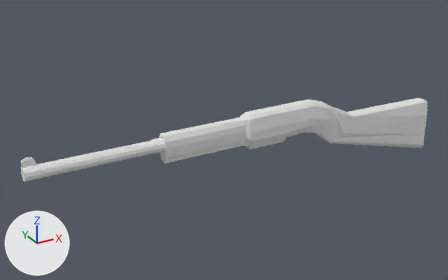
An edit to the Blender file Assets/Models/EGO/history/hornet.blend, drawn before and after from the same camera.
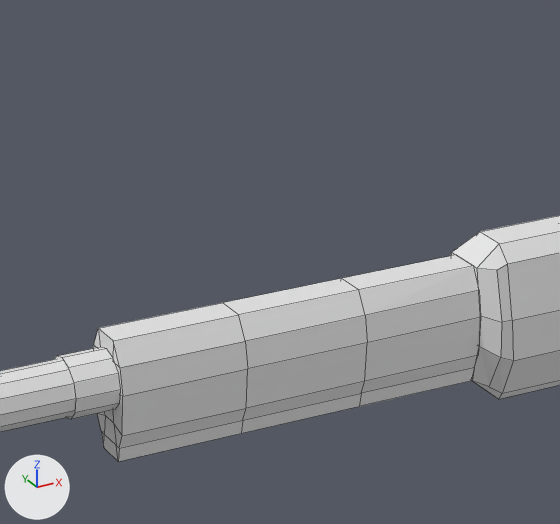
The first picture shows the older version from a camera (50 mm lens) standing at (-3.15, -4.94, 2.65) and looking at (-0.33, 0.2, 0.08). The close-ups show both versions on the part from 31% to 59% of the width and 21% to 63% of the height of that picture; other places that the commit changed are outside them. Arrows for +X, +Y and +Z are at lower left; the lights stay in place. The close-ups show mesh edges as thin lines.
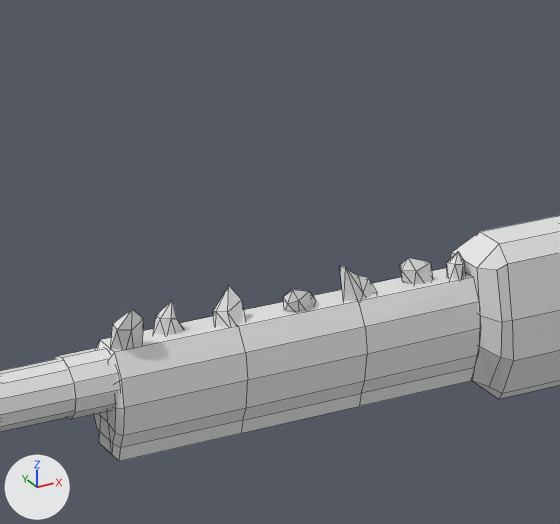
Where the change shows, as pixel boxes [x1, y1, x2, y2] in the close-ups (560 x 524 px):
'Cube', reshaped (7% shorter)
    before: [93, 255, 480, 462]
    after: [94, 268, 480, 461]
'Icosphere.004', added
    after: [110, 309, 144, 350]
'Icosphere.002', added
    after: [213, 286, 246, 327]
'Icosphere.006', added
    after: [339, 265, 377, 301]
'Icosphere.005', added
    after: [400, 258, 433, 284]
'Icosphere.001', added
    after: [153, 300, 184, 335]
'Icosphere', added
    after: [283, 289, 316, 311]
'Icosphere.003', added
    after: [447, 252, 465, 280]
part 1 of me_cube_001, built on
    before: [94, 255, 480, 461]
    after: [94, 268, 480, 461]

Patch to the scene script:
```diff
--- a/Assets/Models/EGO/history/hornet.blend.py
+++ b/Assets/Models/EGO/history/hornet.blend.py
@@ me_cube_001 @@
 # used by ob_cube; location = (-0.172, 0.0, 0.258); scale = (0.922, 0.121, 0.157)
-me_cube_001.from_pydata(...)  # 64 vertices, 66 faces; spans x -1.0..-0.06, y -0.64..0.64, z -1.06..0.71
+me_cube_001.from_pydata(...)  # 76 vertices, 78 faces; spans x -1.01..-0.06, y -0.64..0.64, z -1.06..0.54
+# me_cube_001 part 1
+# 2 vertices are removed from x -1.0, y -0.26..0.26, z -0.84
+# 11 faces are deleted
+# 20 vertices in x -1.0..-0.06, y -0.57..0.57, z -0.07..0.71 move by (0.0, 0.0, -0.17)
+# 8 vertices in x -1.0..-0.06, y -0.64..0.64, z 0.01 move by (0.0, 0.0, -0.18)
+# 6 vertices move from x -1.0, y -0.27..0.27, z -0.53..0.4 to x -1.01, y -0.55..0.55, z -0.57..0.15
+# 14 vertices are added at x -1.01, y -0.34..0.34, z -0.96..0.42
+# 23 new faces join them
@@ ob_icosphere_006 @@
+ob_icosphere_006 = bpy.data.objects.new('Icosphere.006', me_icosphere_006)  # 14 vertices, 21 faces; spans x -0.253..0.277, y -0.019..0.019, z -0.259..0.233
+ob_icosphere_006.location = (-0.505, -0.014, 0.365)
+ob_icosphere_006.rotation_euler = (-0.116, -0.0901, 0.139)  # degrees (-6.6, -5.2, 8)
+ob_icosphere_006.scale = (0.16, 1.0, 0.252)
@@ ob_icosphere_005 @@
+ob_icosphere_005 = bpy.data.objects.new('Icosphere.005', me_icosphere_005)  # 14 vertices, 21 faces; spans x -0.145..0.233, y -0.019..0.019, z -0.228..0.147
+ob_icosphere_005.location = (-0.355, 0.006, 0.365)
+ob_icosphere_005.rotation_euler = (0.139, -0.0405, -0.289)  # degrees (8, -2.3, -17)
+ob_icosphere_005.scale = (0.186, 1.01, 0.253)
@@ ob_icosphere_004 @@
+ob_icosphere_004 = bpy.data.objects.new('Icosphere.004', me_icosphere_004)  # 14 vertices, 21 faces; spans x -0.219..0.171, y -0.019..0.019, z -0.259..0.3
+ob_icosphere_004.location = (-1.054, -0.025, 0.365)
+ob_icosphere_004.rotation_euler = (0.329, 0.0, 0.0)  # degrees (19, 0, 0)
+ob_icosphere_004.scale = (0.178, 1.0, 0.252)
@@ ob_icosphere_003 @@
+ob_icosphere_003 = bpy.data.objects.new('Icosphere.003', me_icosphere_003)  # 14 vertices, 21 faces; spans x -0.089..0.161, y -0.019..0.019, z -0.222..0.137
+ob_icosphere_003.location = (-0.259, -0.014, 0.365)
+ob_icosphere_003.rotation_euler = (-0.0969, 0.158, 0.314)  # degrees (-5.6, 9.1, 18)
+ob_icosphere_003.scale = (0.182, 1.02, 0.253)
@@ ob_icosphere_002 @@
+ob_icosphere_002 = bpy.data.objects.new('Icosphere.002', me_icosphere_002)  # 14 vertices, 21 faces; spans x -0.193..0.179, y -0.019..0.019, z -0.262..0.217
+ob_icosphere_002.location = (-0.812, -0.004, 0.365)
+ob_icosphere_002.rotation_euler = (-0.385, -0.098, -0.0535)  # degrees (-22, -5.6, -3.1)
+ob_icosphere_002.scale = (0.203, 1.0, 0.253)
@@ ob_icosphere_001 @@
+ob_icosphere_001 = bpy.data.objects.new('Icosphere.001', me_icosphere_001)  # 14 vertices, 21 faces; spans x -0.207..0.16, y -0.019..0.019, z -0.183..0.206
+ob_icosphere_001.location = (-0.938, 0.009, 0.36)
+ob_icosphere_001.rotation_euler = (-0.0208, 0.161, -0.0805)  # degrees (-1.2, 9.2, -4.6)
+ob_icosphere_001.scale = (0.194, 1.0, 0.254)
@@ ob_icosphere @@
+ob_icosphere = bpy.data.objects.new('Icosphere', me_icosphere)  # 14 vertices, 21 faces; spans x -0.181..0.186, y -0.019..0.019, z -0.268..0.133
+ob_icosphere.location = (-0.645, -0.014, 0.365)
+ob_icosphere.rotation_euler = (0.388, 0.0, 0.0)  # degrees (22, 0, 0)
+ob_icosphere.scale = (0.199, 1.0, 0.252)
```
